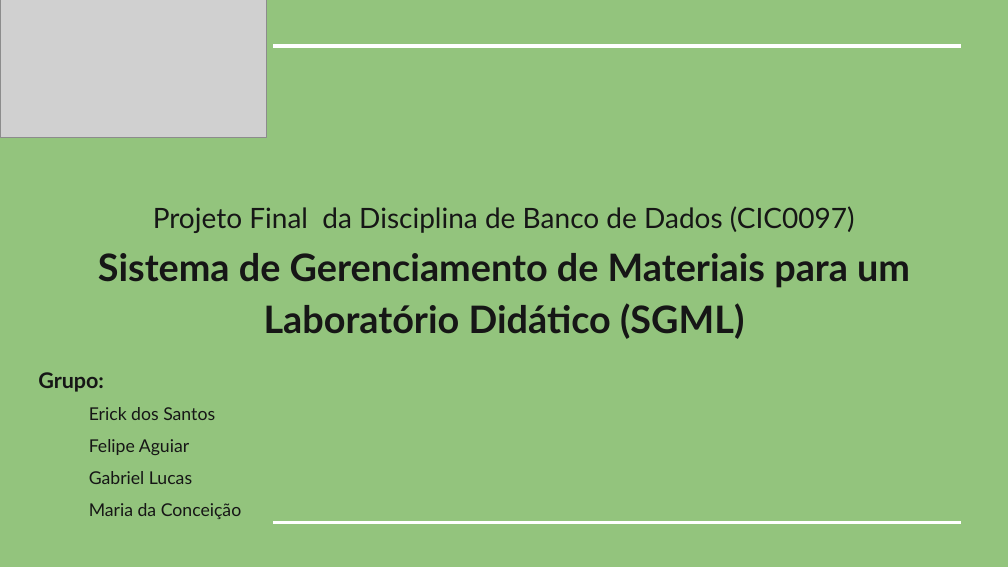
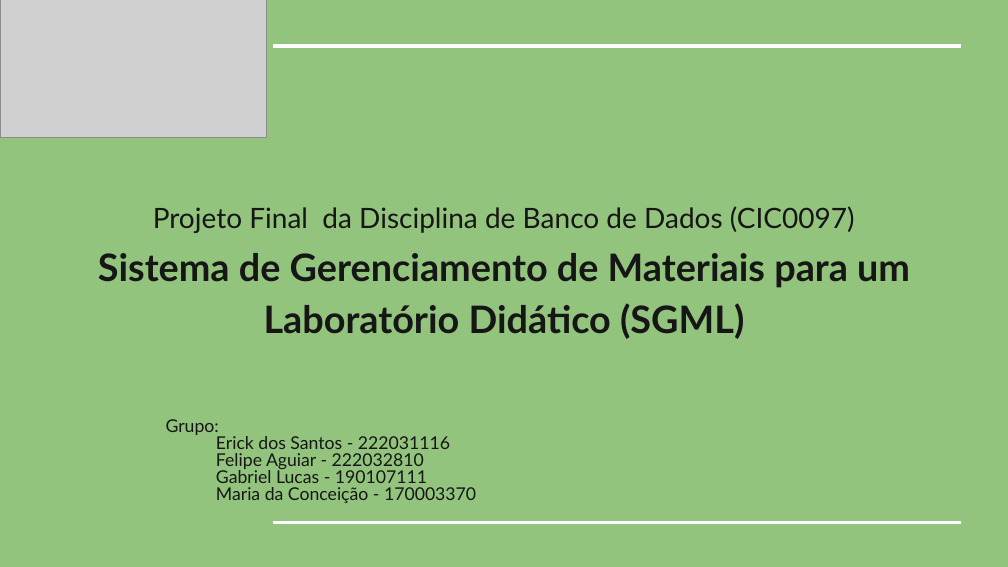
Before and after one commit to mrkeepout/BD-2023-2, a slide deck: slide 1 of Simplificacao_BD/BD20232_T2_G5_Apresentacao_ProjetoFinal.pptx. Drawn at 1008x567 pixels with LibreOffice and Linux fonts; fonts in the diff are those of the drawing; grey boxes stand for pictures. Boxes give left, top, right and bottom in pixels: in the first picture for what was removed or moved away, otherwise in the second. Text is boxed around its words. In the diff, an @@ line names an element or a change of style, - is before the commit and + after.

```diff
--- a/Simplificacao_BD/BD20232_T2_G5_Apresentacao_ProjetoFinal.pptx
+++ b/Simplificacao_BD/BD20232_T2_G5_Apresentacao_ProjetoFinal.pptx
@@ subtitle "Grupo:": place and size @@
-subtitle "Grupo:" at (38,372,242,519)
+subtitle "Grupo:" at (166,419,476,503)
@@ subtitle at (166,419,219,437): size 15.4 to 12.6 pt, bold off in "Grupo:"; line spacing 1.5 to 0.8 @@
@@ subtitle at (216,436,476,503): text changed @@
-Erick dos Santos
-Felipe Aguiar
-Gabriel Lucas
-Maria da Conceição
+Erick dos Santos - 222031116
+Felipe Aguiar - 222032810
+Gabriel Lucas - 190107111
+Maria da Conceição - 170003370
```
Also in this commit, not shown: 1 other slide changed.
